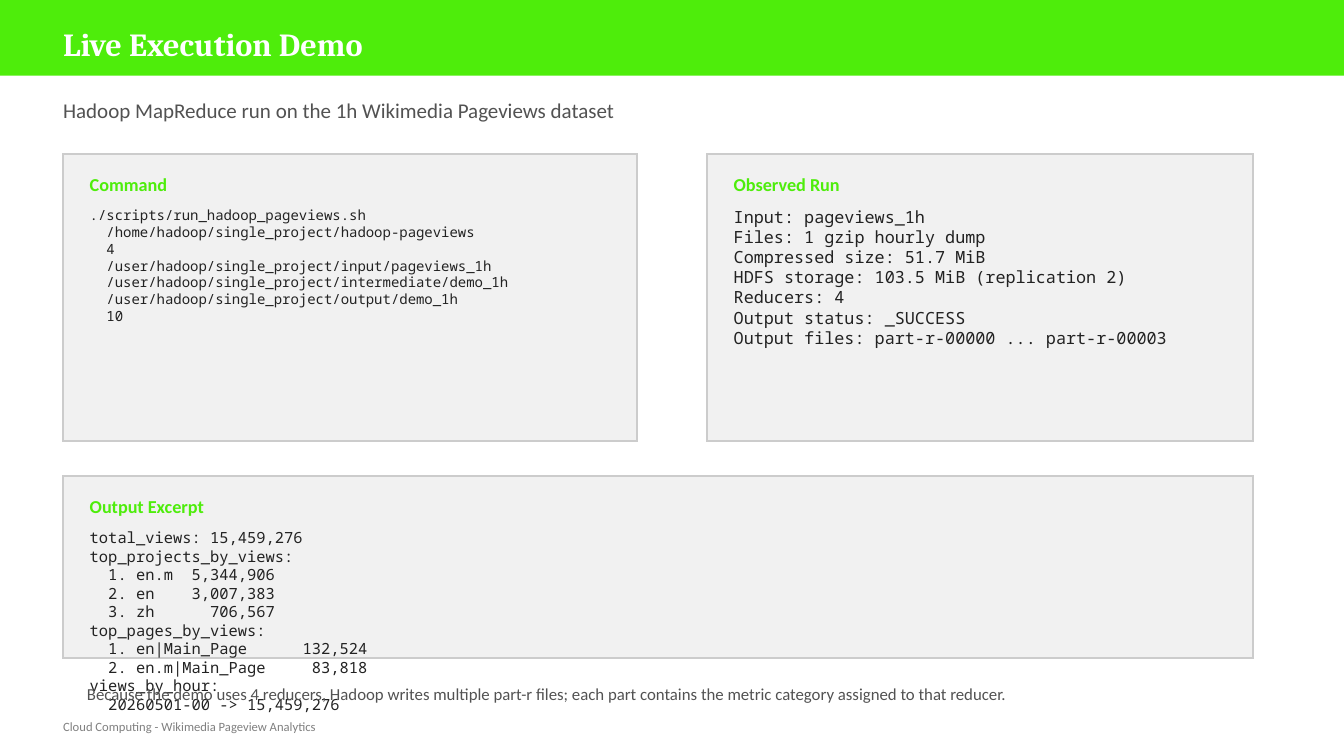
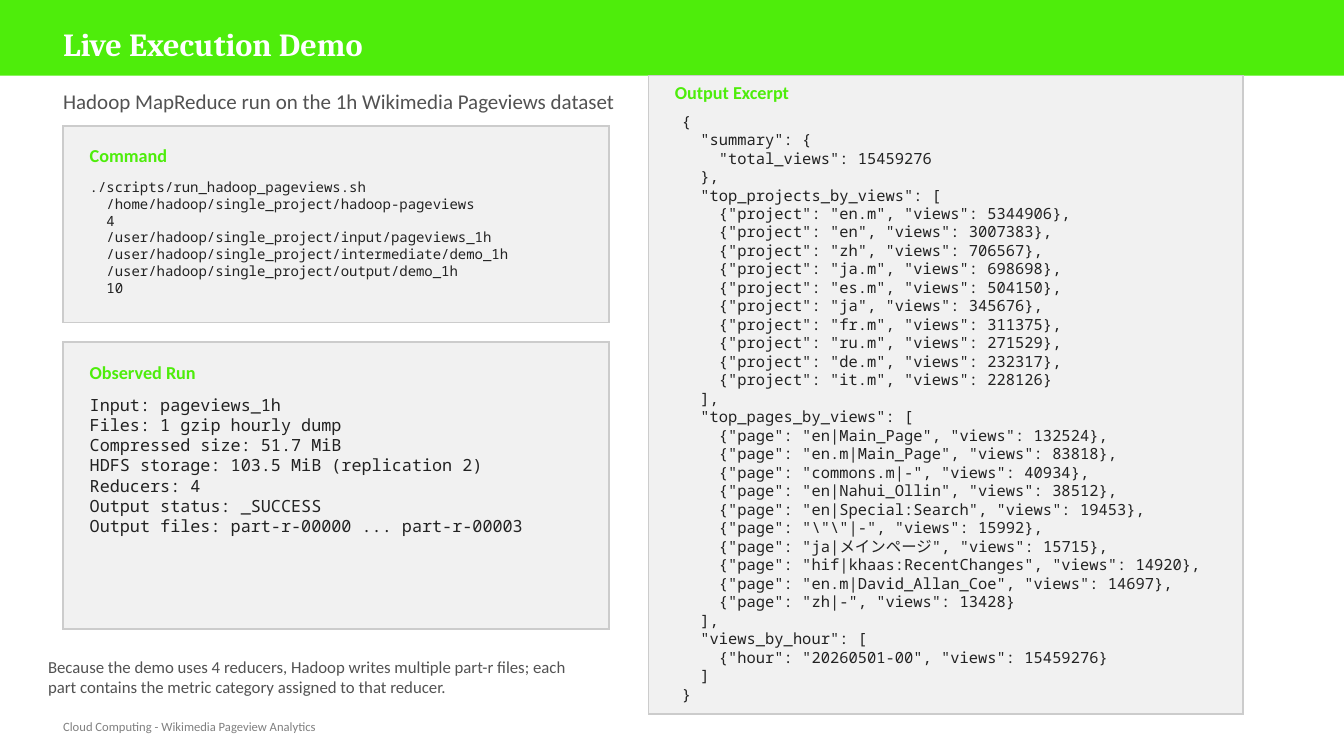
Before and after one commit to ZeYnEdDim/Cloud-Computing-Solo, a slide deck: slide 13 of docs/Cloud_Computing_Solo_Project_Presentation.pptx (slide 14 before the commit). Drawn at 1344x756 pixels with LibreOffice and Linux fonts; fonts in the diff are those of the drawing. Boxes give left, top, right and bottom in pixels: in the first picture for what was removed or moved away, otherwise in the second. Text is boxed around its words. In the diff, an @@ line names an element or a change of style, - is before the commit and + after.

```diff
--- a/docs/Cloud_Computing_Solo_Project_Presentation.pptx
+++ b/docs/Cloud_Computing_Solo_Project_Presentation.pptx
@@ text "Hadoop MapReduce run on the ...": place and size @@
-text "Hadoop MapReduce run on the ..." at [63, 103, 614, 122]
+text "Hadoop MapReduce run on the ..." at [63, 94, 614, 113]
@@ rectangle: place and size @@
-rectangle at [63, 476, 1253, 658]
+rectangle at [648, 76, 1243, 714]
@@ text "Output Excerpt": place and size @@
-text "Output Excerpt" at [90, 501, 204, 516]
+text "Output Excerpt" at [675, 87, 789, 102]
@@ rectangle: place and size @@
-rectangle at [63, 154, 636, 442]
+rectangle at [63, 126, 609, 323]
@@ text "Command": place and size @@
-text "Command" at [90, 178, 167, 191]
+text "Command" at [90, 149, 167, 162]
@@ text at [700, 134, 1201, 666]: text changed @@
-total_views: 15,459,276
-top_projects_by_views:
-1. en.m 5,344,906
-2. en 3,007,383
-3. zh 706,567
-top_pages_by_views:
-1. en|Main_Page 132,524
-2. en.m|Main_Page 83,818
-views_by_hour:
-20260501-00 -> 15,459,276
+{
+"summary": {
+"total_views": 15459276
+},
+"top_projects_by_views": [
+{"project": "en.m", "views": 5344906},
+{"project": "en", "views": 3007383},
+{"project": "zh", "views": 706567},
+{"project": "ja.m", "views": 698698},
+{"project": "es.m", "views": 504150},
+{"project": "ja", "views": 345676},
+{"project": "fr.m", "views": 311375},
+{"project": "ru.m", "views": 271529},
+{"project": "de.m", "views": 232317},
+{"project": "it.m", "views": 228126}
+],
+"top_pages_by_views": [
+{"page": "en|Main_Page", "views": 132524},
+{"page": "en.m|Main_Page", "views": 83818},
+{"page": "commons.m|-", "views": 40934},
+{"page": "en|Nahui_Ollin", "views": 38512},
+{"page": "en|Special:Search", "views": 19453},
+{"page": "\"\"|-", "views": 15992},
+{"page": "ja|メインページ", "views": 15715},
+{"page": "hif|khaas:RecentChanges", "views": 14920},
+{"page": "en.m|David_Allan_Coe", "views": 14697},
+{"page": "zh|-", "views": 13428}
+],
+"views_by_hour": [
+{"hour": "20260501-00", "views": 15459276}
+]
+}
@@ text "./scripts/run_hadoop_pageviews.sh": place and size @@
-text "./scripts/run_hadoop_pageviews.sh" at [90, 209, 508, 321]
+text "./scripts/run_hadoop_pageviews.sh" at [90, 181, 508, 293]
@@ 2 texts, 1 rectangle: place and size @@
-2 texts, 1 rectangle at [707, 154, 1253, 442]
+2 texts, 1 rectangle at [63, 342, 609, 629]
@@ text "Because the demo uses 4 ..." rewrapped from [87, 687, 1005, 705] to [48, 661, 565, 696] @@
```
Also in this commit, not shown: 1 other file.
